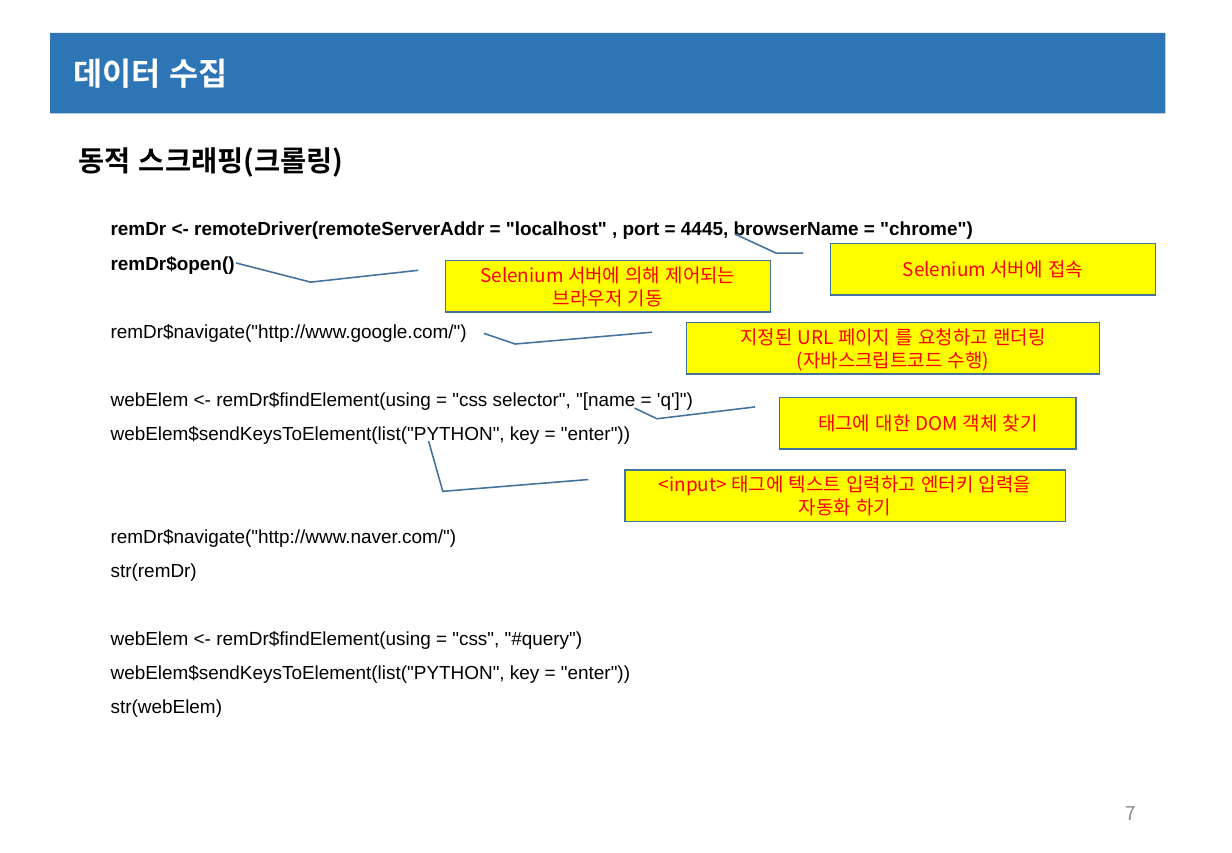
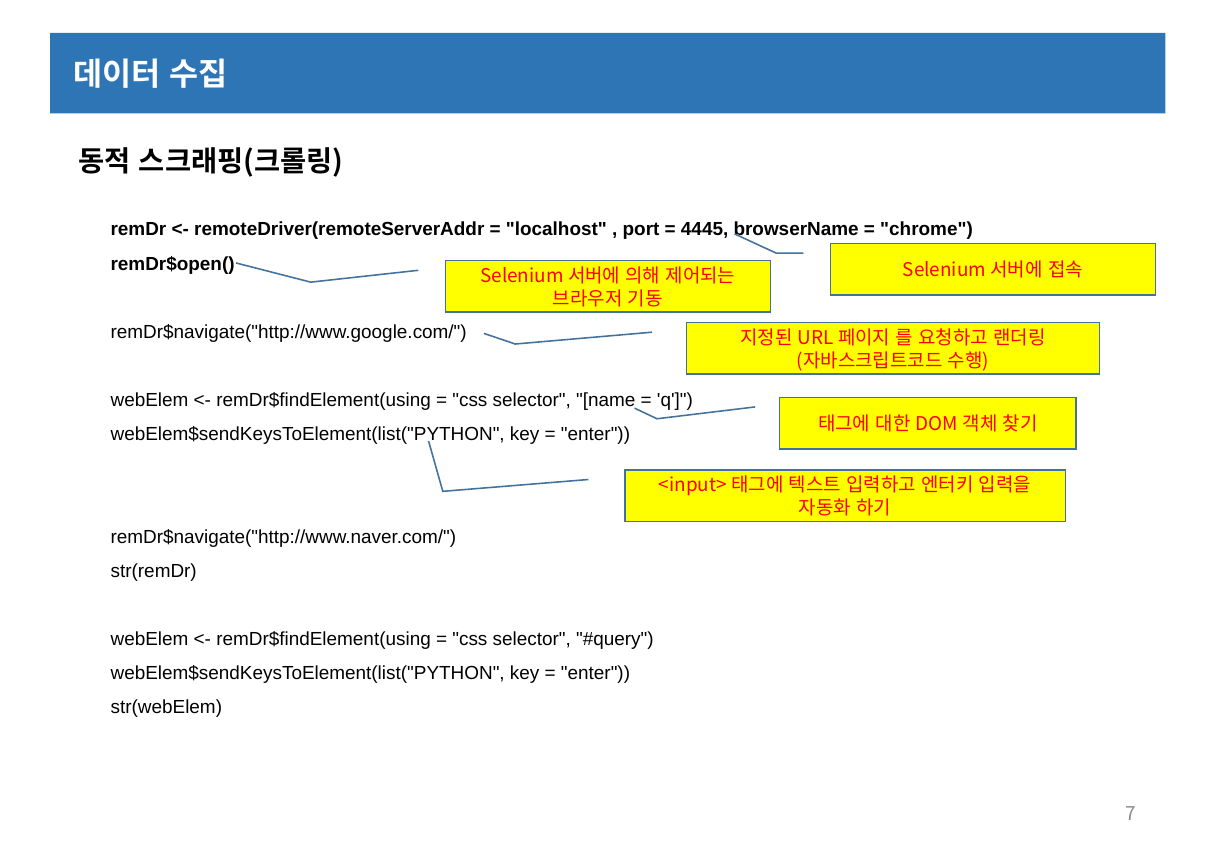
Before and after one commit to dwinf/TIL, a slide deck: slide 7 of R/R데이터수집_동적.pptx. Drawn at 1232x853 pixels with LibreOffice and Linux fonts; fonts in the diff are those of the drawing. Boxes give left, top, right and bottom in pixels: in the first picture for what was removed or moved away, otherwise in the second. Text is boxed around its words. In the diff, an @@ line names an element or a change of style, - is before the commit and + after.

```diff
--- a/R/R데이터수집_동적.pptx
+++ b/R/R데이터수집_동적.pptx
@@ text at [111, 631, 654, 649]: text changed @@
-webElem <- remDr$findElement(using = "css", "#query")
+webElem <- remDr$findElement(using = "css selector", "#query")
```
Also in this commit, not shown: 4 other slides changed, 3 other files.
